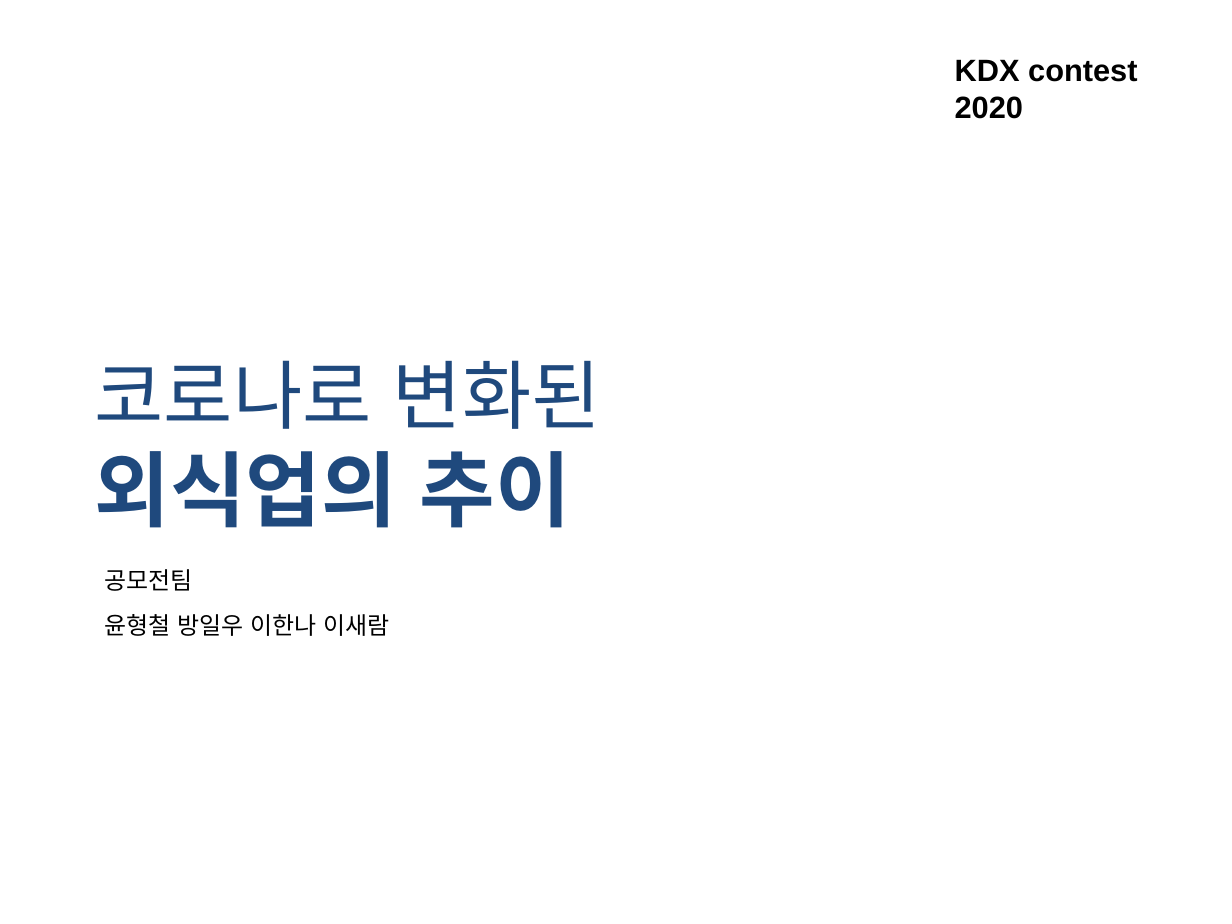
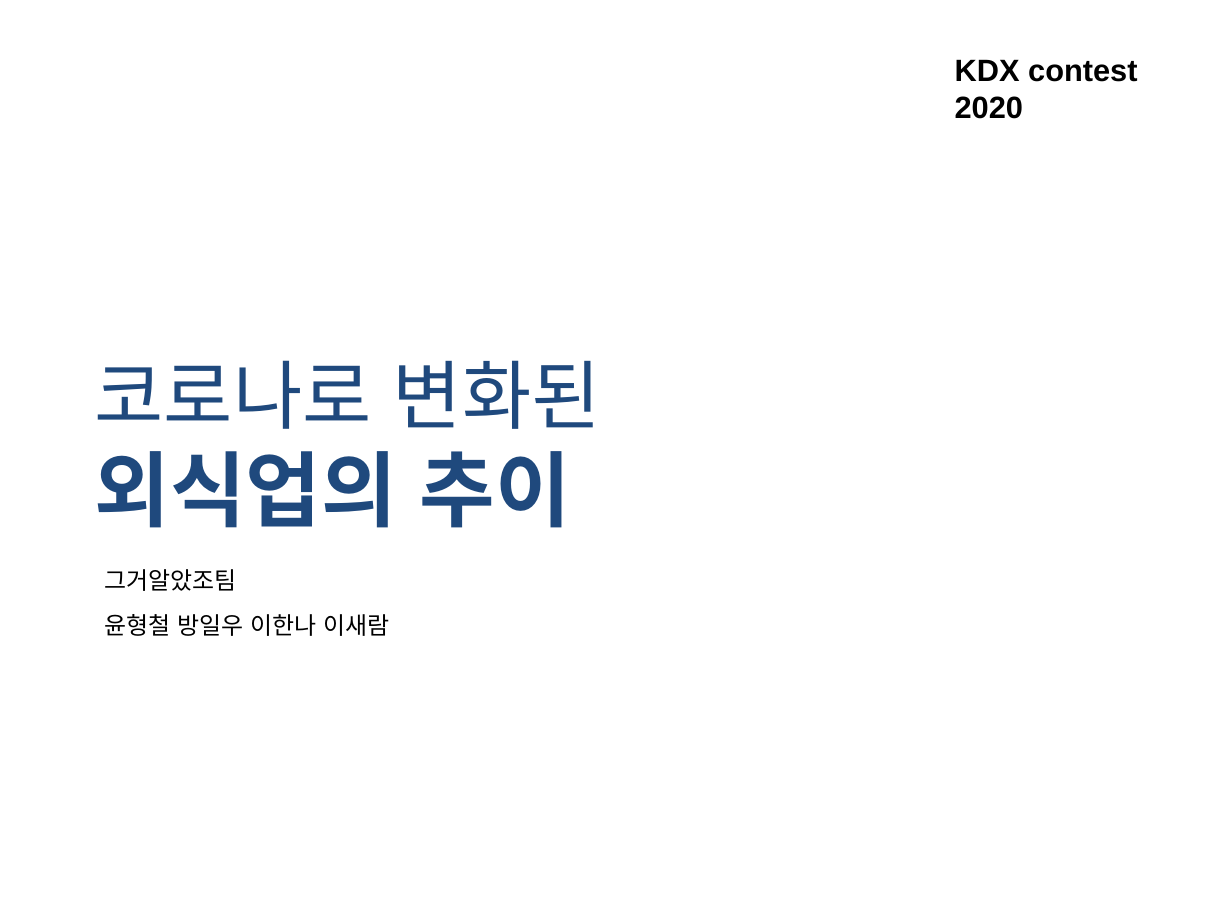
Before and after one commit to idanjfhgkwl/Study, a slide deck: slide 1 of kdx2020/KDX 공모전.pptx. Drawn at 1232x924 pixels with LibreOffice and Linux fonts; fonts in the diff are those of the drawing; background and template pictures are left out. Boxes give left, top, right and bottom in pixels: in the first picture for what was removed or moved away, otherwise in the second. Text is boxed around its words. In the diff, an @@ line names an element or a change of style, - is before the commit and + after.

```diff
--- a/kdx2020/KDX 공모전.pptx
+++ b/kdx2020/KDX 공모전.pptx
@@ text at bbox=[104, 569, 236, 591]: text changed @@
-공모전팀
+그거알았조팀
```
Also in this commit, not shown: 1 other file.
